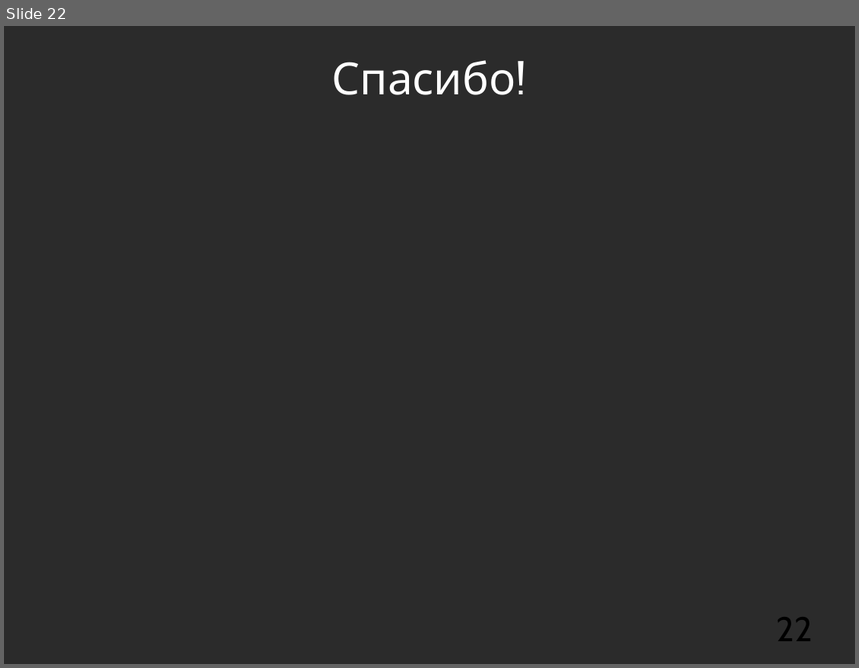
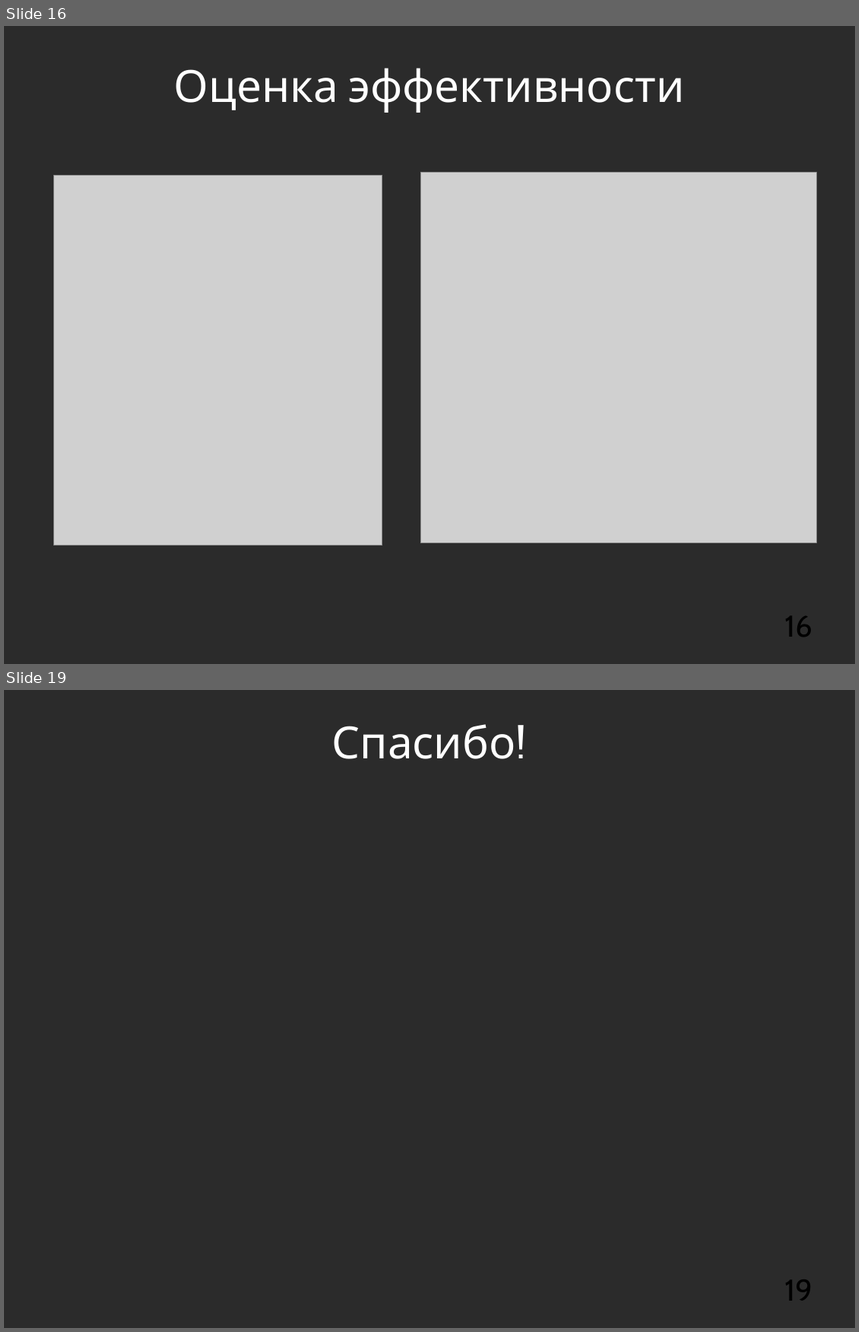
Before and after one commit to mkpankov/adaptor, a slide deck: diploma/defense/brochure.odp. Shown one above the other, each under a label of ours: slide 22 before the commit, slides 16 and 19 after it; the slides between them are not shown. The pictures are 859x668 and 859x1332 pixels, drawn with LibreOffice and Linux fonts; fonts in the diff are those of the drawing; grey boxes stand for pictures; background and template pictures are left out; a plain dark background stands for a picture behind light text. Boxes give left, top, right and bottom in pixels: in the first picture for what was removed or moved away, otherwise in the second. Text is boxed around its words. In the diff, an @@ line names an element or a change of style, - is before the commit and + after.

```diff
--- a/diploma/defense/brochure.odp
+++ b/diploma/defense/brochure.odp
@@ slide 16 added at (4, 26, 855, 664), background picture (left out) @@
@@ title added at (174, 68, 684, 113), 41.4 pt, text #FFFFFF @@
+Оценка эффективности
@@ picture added at (53, 175, 382, 546) @@
@@ picture added at (421, 172, 817, 544) @@
@@ page number added at (785, 617, 812, 637), 28 pt, text #000000 @@
+16
@@ what was slide 22 is now slide 19 @@
@@ page number at (785, 1280, 813, 1301): text changed; size 32 to 28 pt @@
-22
+19
```
Also in this commit, not shown: 11 slides changed, 6 slides removed.
